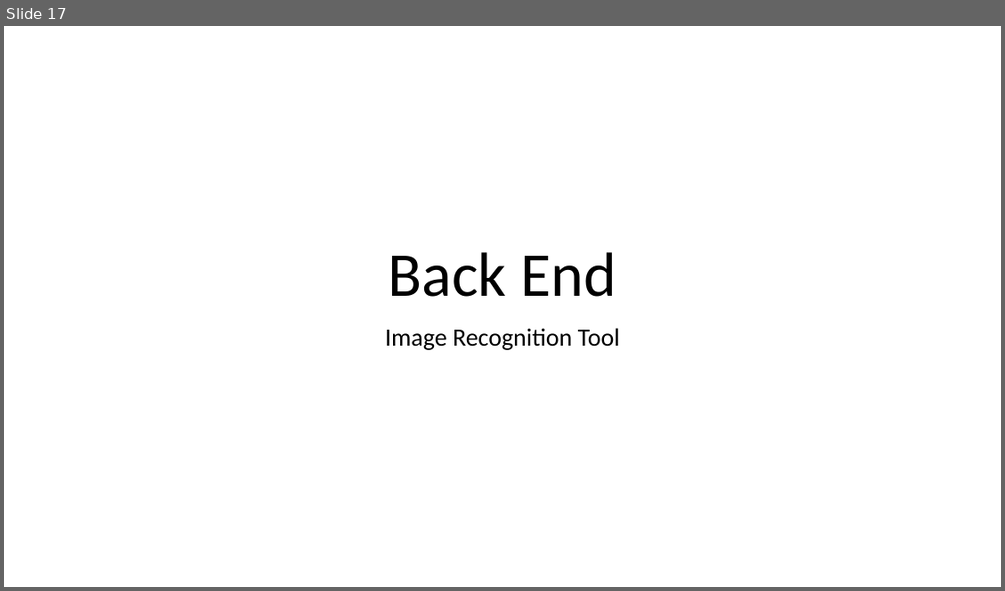
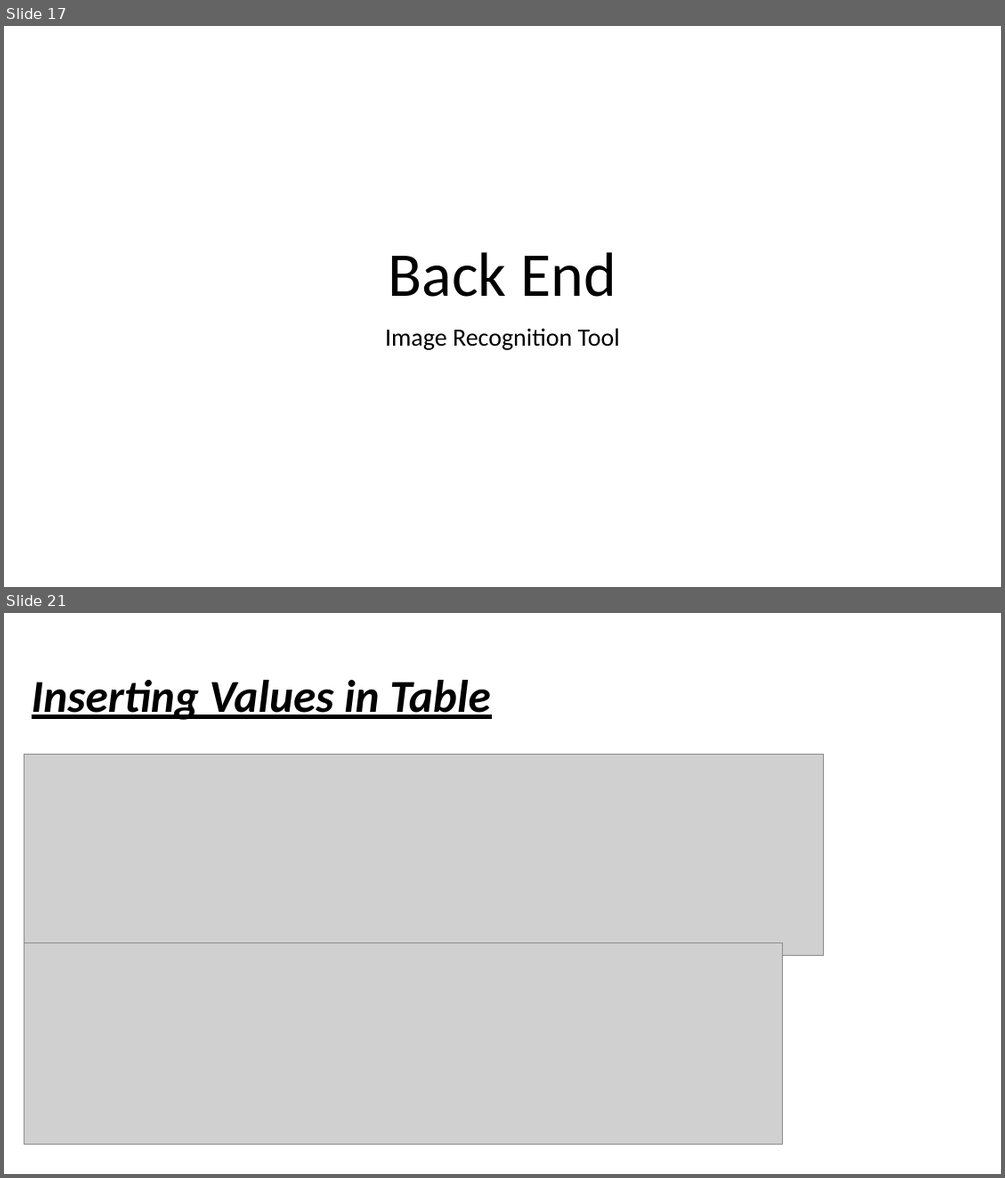
Before and after one commit to akbtech17/facerecognitionbrain, a slide deck: FrontEnd/src/About the Project.pptx. Shown one above the other, each under a label of ours: slide 17 before the commit, slides 17 and 21 after it; the slides between them are not shown. The pictures are 1005x591 and 1005x1178 pixels, drawn with LibreOffice and Linux fonts; fonts in the diff are those of the drawing; grey boxes stand for pictures. Boxes give left, top, right and bottom in pixels: in the first picture for what was removed or moved away, otherwise in the second. Text is boxed around its words. In the diff, an @@ line names an element or a change of style, - is before the commit and + after.

```diff
--- a/FrontEnd/src/About the Project.pptx
+++ b/FrontEnd/src/About the Project.pptx
@@ slide 21 added at box(4, 613, 1001, 1174), background #FFFFFF @@
@@ title added at box(32, 680, 490, 720), 44 pt, text #000000, bold, italic, underline @@
+Inserting Values in Table
@@ picture added at box(24, 755, 824, 956) @@
@@ picture added at box(24, 943, 783, 1144) @@
```
Also in this commit, not shown: 5 other slides added, 2 other files.
